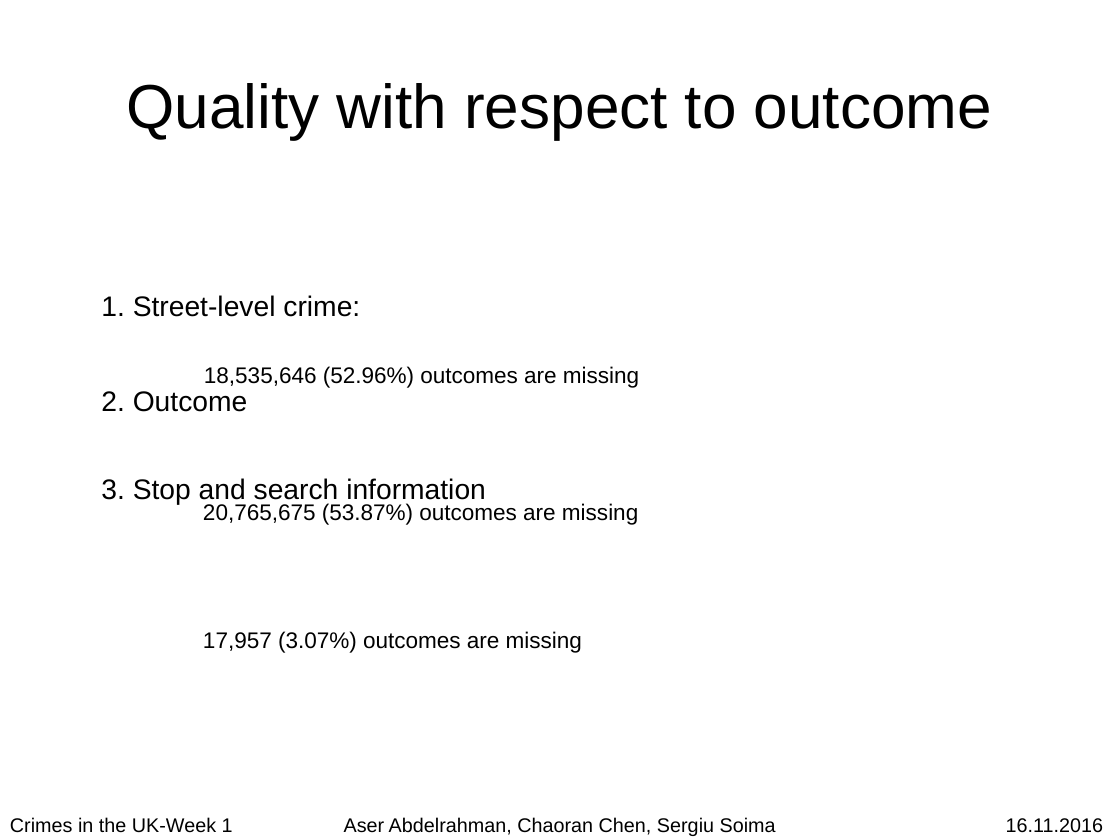
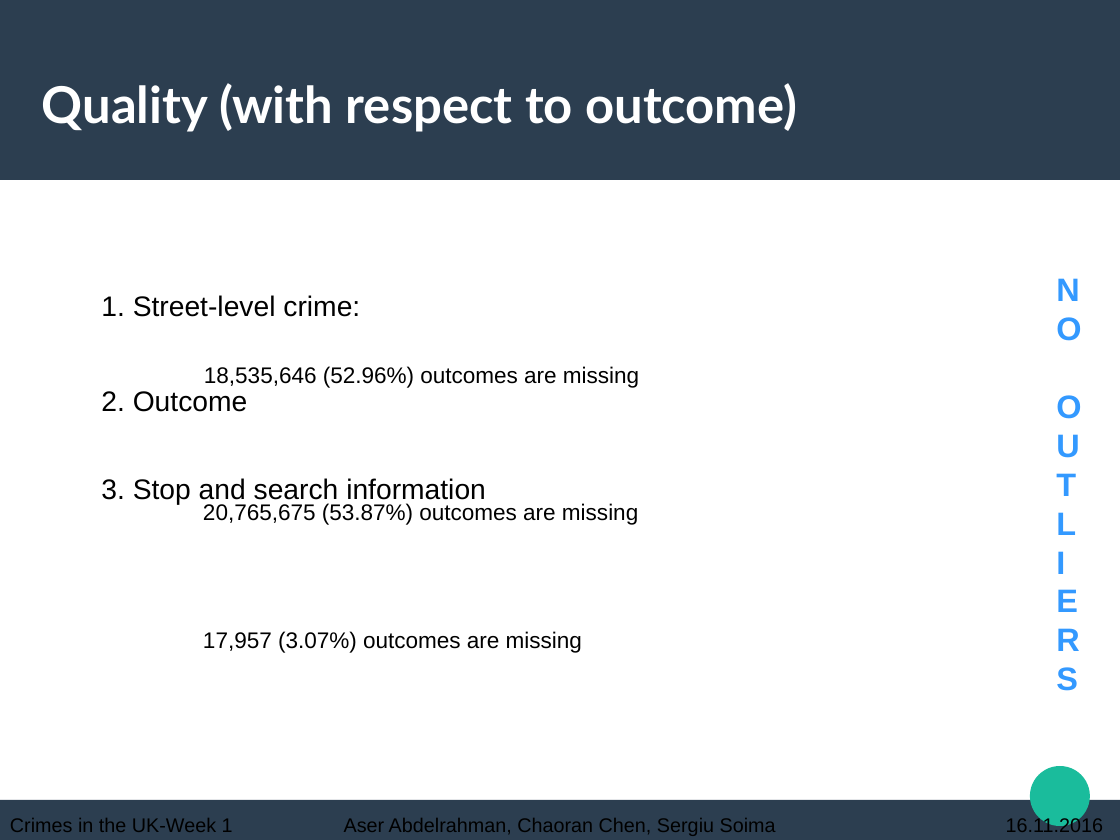
Before and after one commit to chaoran-chen/data-mining-lab-ws1617-crimes-in-uk, a slide deck: slide 3 of wiki/week-01/week-01-presentation.odp. Drawn at 1120x840 pixels with LibreOffice and Linux fonts; fonts in the diff are those of the drawing. Boxes give left, top, right and bottom in pixels: in the first picture for what was removed or moved away, otherwise in the second. Text is boxed around its words. In the diff, an @@ line names an element or a change of style, - is before the commit and + after.

Commit message:
presentation 1 final

```diff
--- a/wiki/week-01/week-01-presentation.odp
+++ b/wiki/week-01/week-01-presentation.odp
@@ rectangle added at box(0, 0, 1120, 180), fill #2C3E50 @@
@@ title at box(42, 83, 797, 132): text changed; size 44 to 36 pt; font Arial to Lato; text colour #000000 to #FFFFFF; bold on @@
-Quality with respect to outcome
+Quality (with respect to outcome)
@@ text added at box(1056, 278, 1081, 691), 23 pt, text #3399FF, bold @@
+N
+O
+O
+U
+T
+L
+I
+E
+R
+S
@@ ellipse added at box(1031, 766, 1091, 826), fill #1ABC9C @@
@@ rectangle added at box(0, 800, 1120, 839), fill #2C3E50 @@
```
Also in this commit, not shown: 7 other slides changed, 3 slides added.
